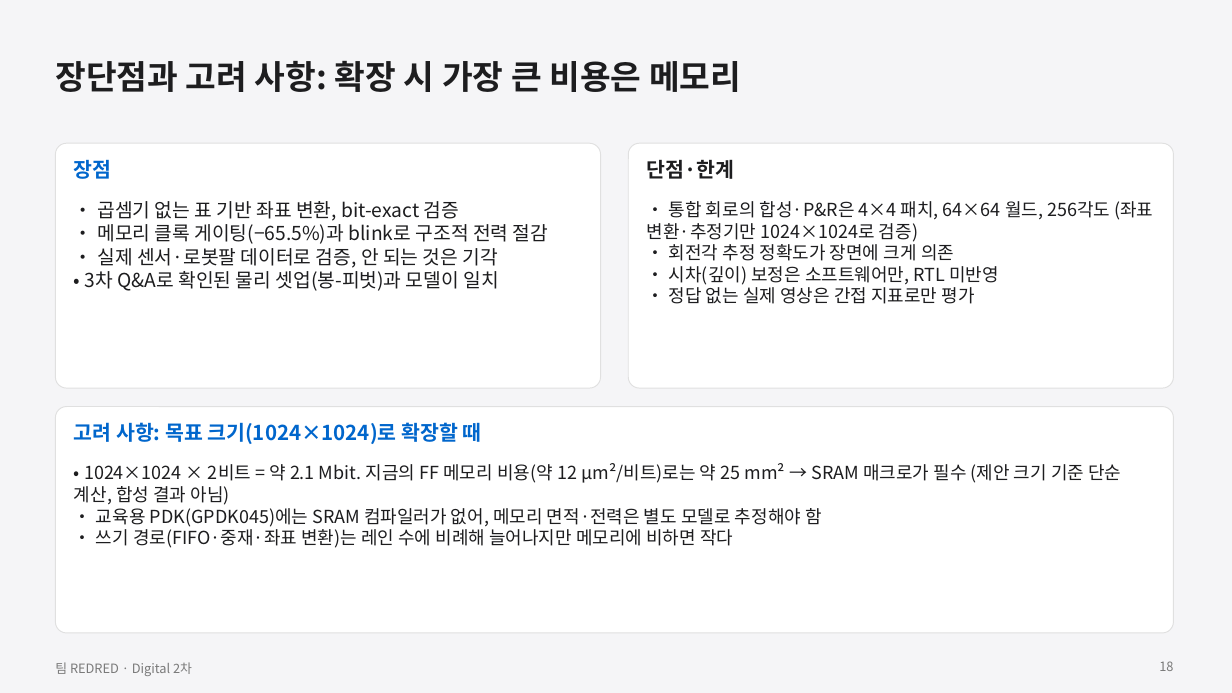
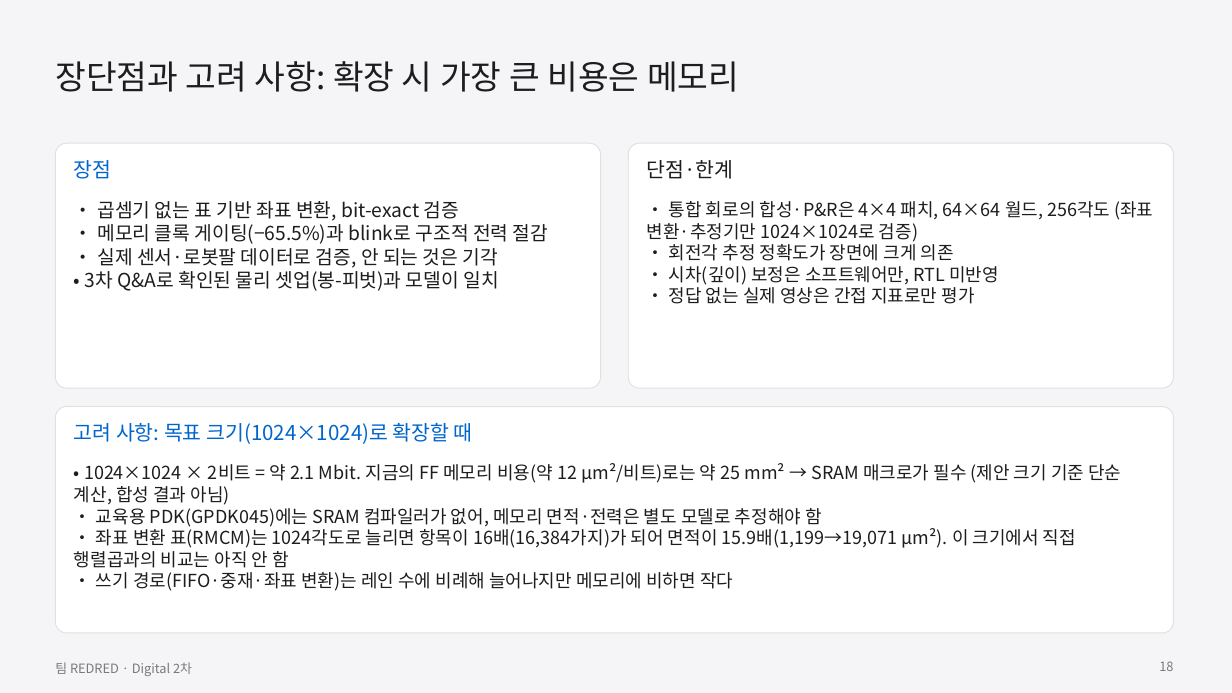
Before and after one commit to GangHeeJo/AI-SEMI, a slide deck: slide 18 of submission/REDRED_2차_발표자료.pptx. Drawn at 1232x693 pixels with LibreOffice and Linux fonts; fonts in the diff are those of the drawing. Boxes give left, top, right and bottom in pixels: in the first picture for what was removed or moved away, otherwise in the second. Text is boxed around its words. In the diff, an @@ line names an element or a change of style, - is before the commit and + after.

```diff
--- a/submission/REDRED_2차_발표자료.pptx
+++ b/submission/REDRED_2차_발표자료.pptx
@@ bold off in 4 elements at (55,61,739,92), (74,160,112,179), (647,160,734,179), (74,423,473,444) @@
@@ text at (74,526,1076,568): paragraph added @@
+• 좌표 변환 표(RMCM)는 1024각도로 늘리면 항목이 16배(16,384가지)가 되어 면적이 15.9배(1,199→19,071 µm²). 이 크기에서 직접 행렬곱과의 비교는 아직 안 함
```
Also in this commit, not shown: 18 other slides changed, 23 other files.
